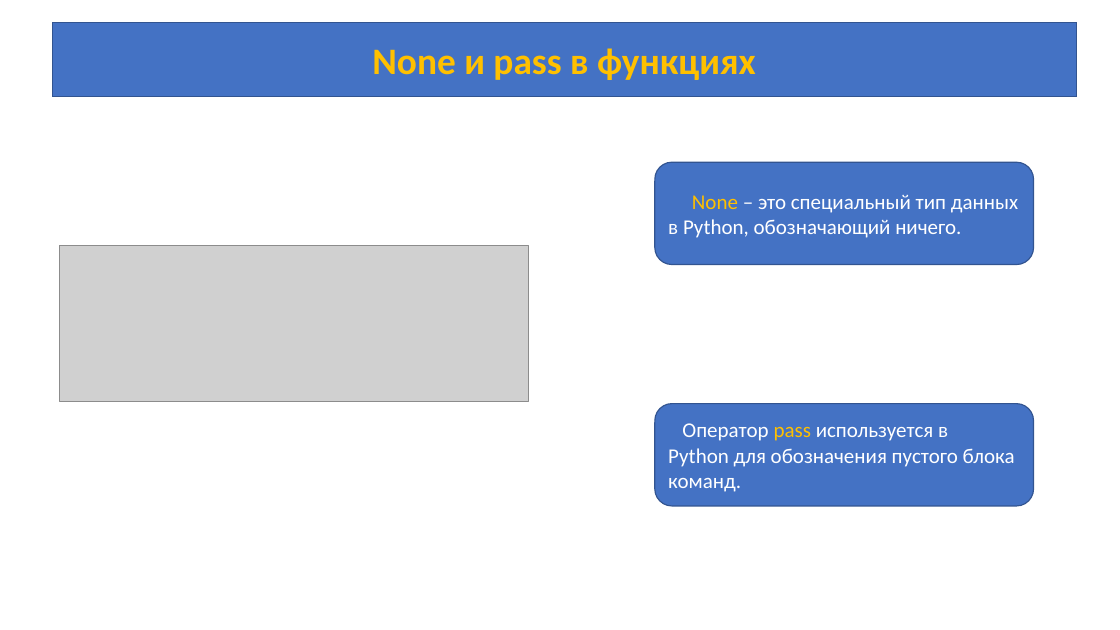
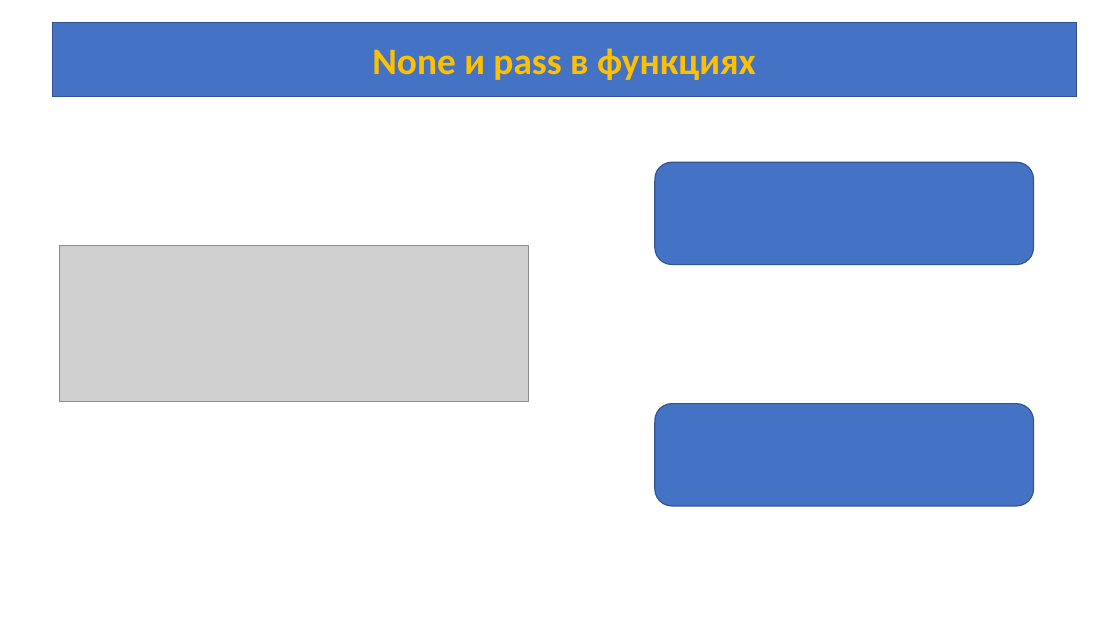
Before and after one commit to azamat7087/python_lessons_ver.2, a slide deck: slide 15 of lesson 5/Lesson_5.pptx (slide 9 before the commit). Drawn at 1120x630 pixels with LibreOffice and Linux fonts; fonts in the diff are those of the drawing; grey boxes stand for pictures. Boxes give left, top, right and bottom in pixels: in the first picture for what was removed or moved away, otherwise in the second. Text is boxed around its words. In the diff, an @@ line names an element or a change of style, - is before the commit and + after.

```diff
--- a/lesson 5/Lesson_5.pptx
+++ b/lesson 5/Lesson_5.pptx
@@ text in rounded rectangle at (668,195,1018,238): text removed @@
-None – это специальный тип данных в Python, обозначающий ничего.
@@ text in rounded rectangle at (668,423,1015,492): text removed @@
-Оператор pass используется в Python для обозначения пустого блока команд.
```
Also in this commit, not shown: 4 other slides changed, 6 slides added.
